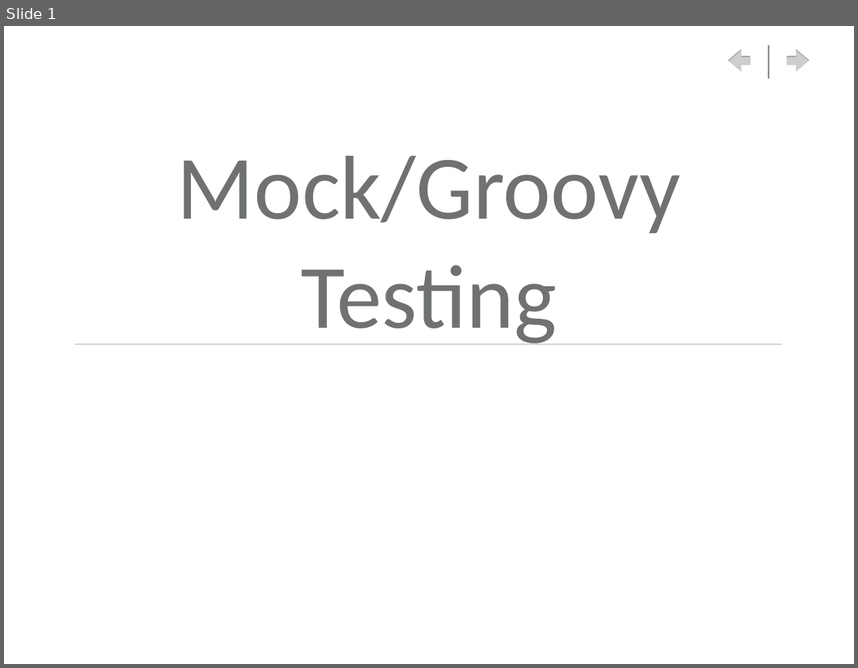
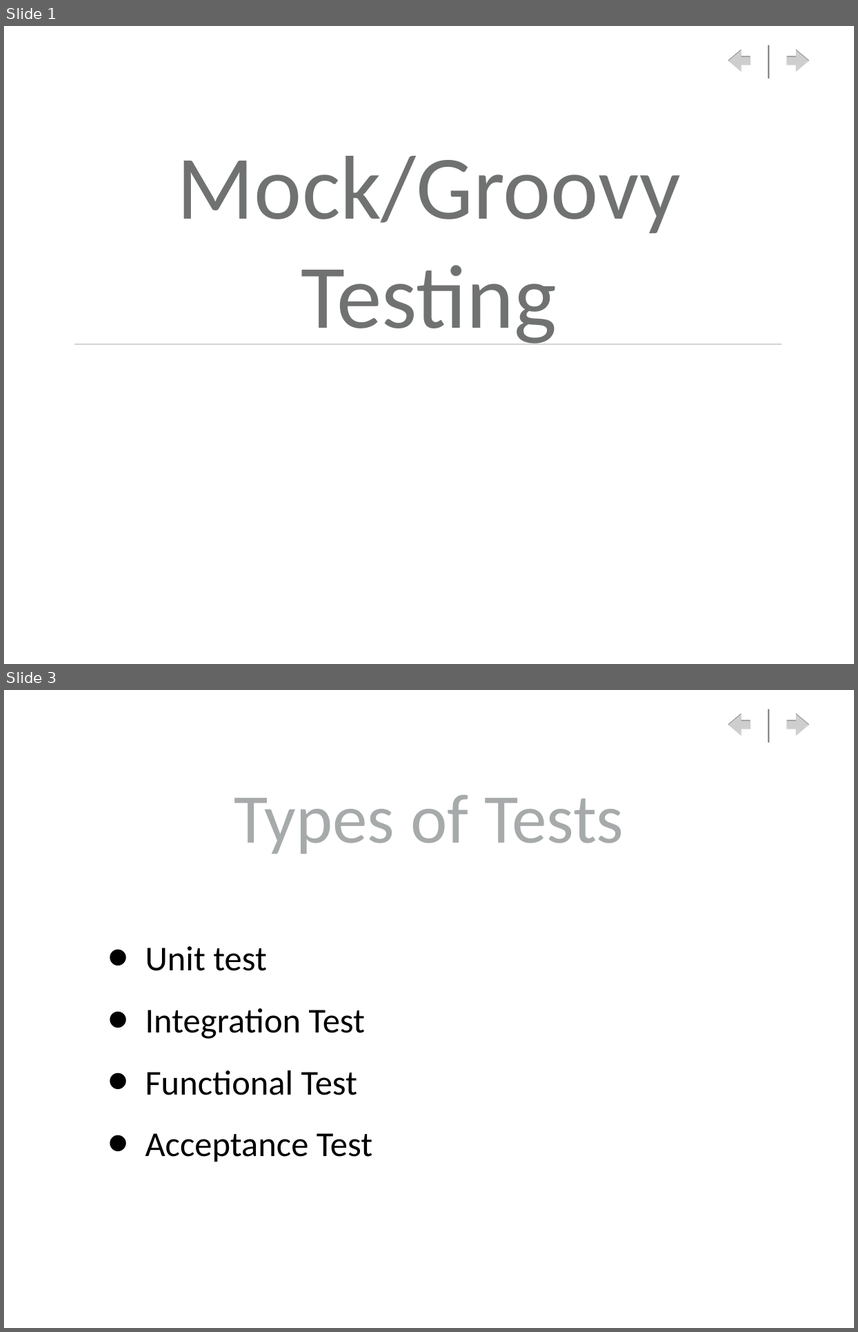
Before and after one commit to RaviVaranasi/mocktesting, a slide deck: docs/MockingGroovyTesting.ppt. Shown one above the other, each under a label of ours: slide 1 before the commit, slides 1 and 3 after it; the slides between them are not shown. The pictures are 858x668 and 858x1332 pixels, drawn with LibreOffice and Linux fonts; fonts in the diff are those of the drawing; background and template pictures are left out. Boxes give left, top, right and bottom in pixels: in the first picture for what was removed or moved away, otherwise in the second. Text is boxed around its words. In the diff, an @@ line names an element or a change of style, - is before the commit and + after.

```diff
--- a/docs/MockingGroovyTesting.ppt
+++ b/docs/MockingGroovyTesting.ppt
@@ slide 3 added at (x1=4, y1=690, x2=854, y2=1328), background picture (left out); not listed: 3 template elements that a slide beside it also shows @@
@@ title added at (x1=234, y1=795, x2=624, y2=854), 84 pt, text #A7AAAB @@
+Types of Tests
@@ text added at (x1=145, y1=946, x2=372, y2=1161), 42 pt, text #000000 @@
+• Unit test
+• Integration Test
+• Functional Test
+• Acceptance Test
```
Also in this commit, not shown: 2 slides changed, 4 other slides added.
